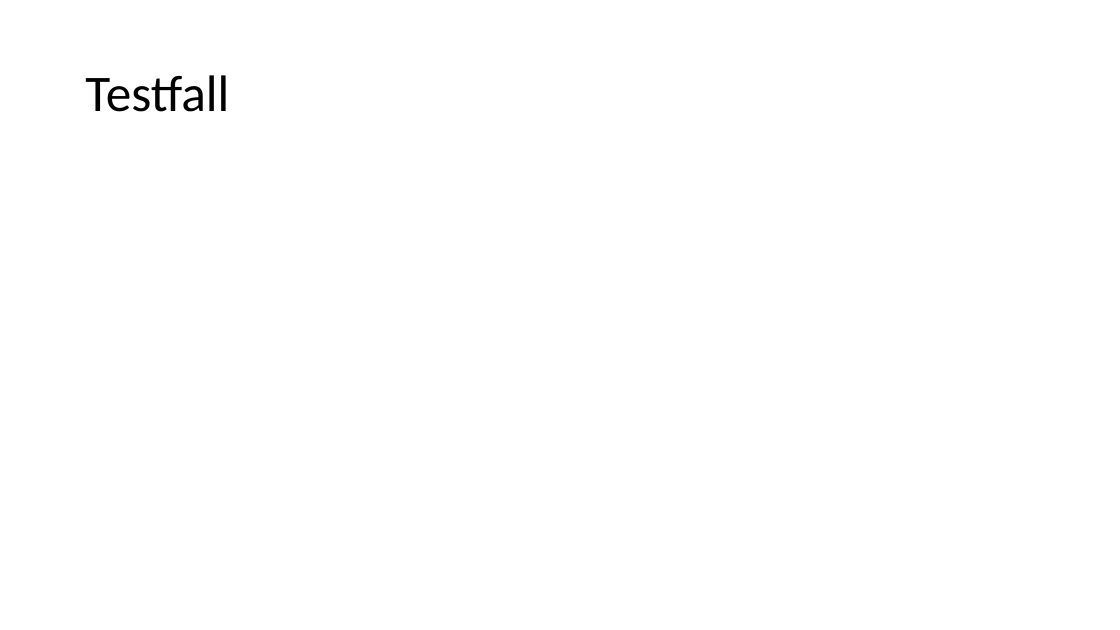
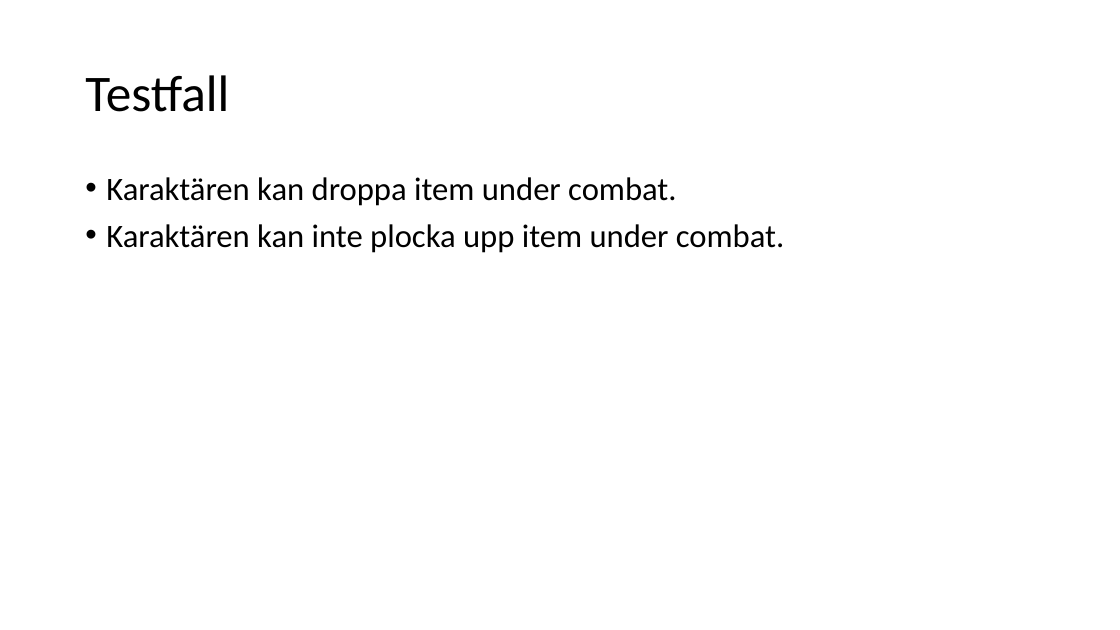
Before and after one commit to fyrtio2/projektINTE, a slide deck: slide 12 of 01 Dokumentation/slutredovisning.pptx. Drawn at 1120x630 pixels with LibreOffice and Linux fonts; fonts in the diff are those of the drawing. Boxes give left, top, right and bottom in pixels: in the first picture for what was removed or moved away, otherwise in the second. Text is boxed around its words. In the diff, an @@ line names an element or a change of style, - is before the commit and + after.

```diff
--- a/01 Dokumentation/slutredovisning.pptx
+++ b/01 Dokumentation/slutredovisning.pptx
@@ text added at (x1=106, y1=177, x2=784, y2=253), 28 pt, text #000000 @@
+• Karaktären kan droppa item under combat.
+• Karaktären kan inte plocka upp item under combat.
```
Also in this commit, not shown: 1 other slide changed.
